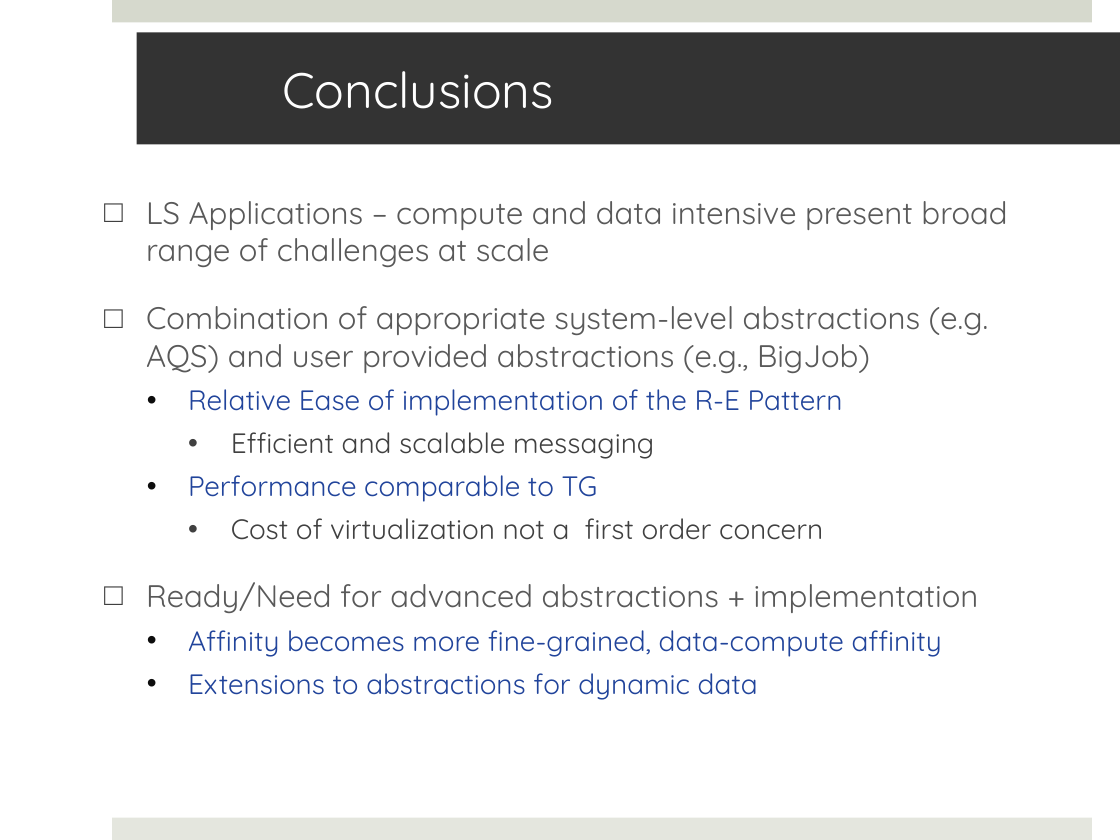
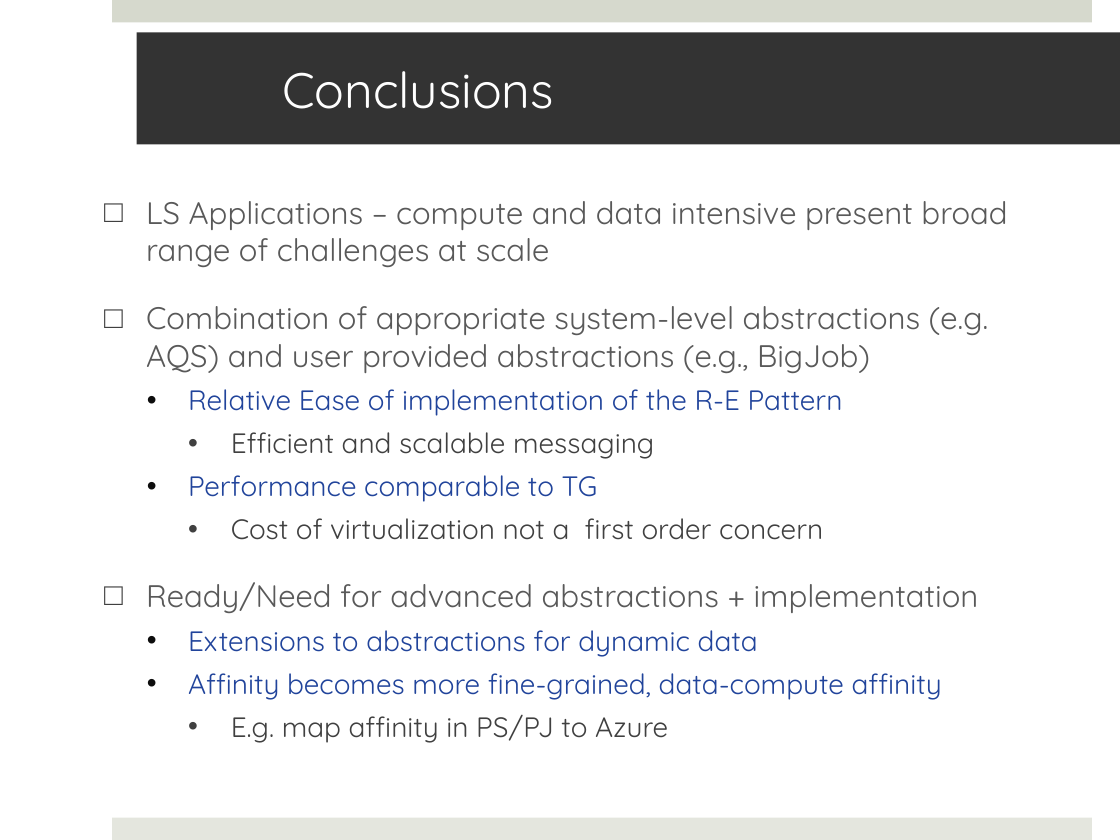
Before and after one commit to saga-project/saga-cpp-legacy-projects, a slide deck: slide 31 of saga-talks/abstractions_for_ls-microsoft.pptx. Drawn at 1120x840 pixels with LibreOffice and Linux fonts; fonts in the diff are those of the drawing; background and template pictures are left out. Boxes give left, top, right and bottom in pixels: in the first picture for what was removed or moved away, otherwise in the second. Text is boxed around its words. In the diff, an @@ line names an element or a change of style, - is before the commit and + after.

```diff
--- a/saga-talks/abstractions_for_ls-microsoft.pptx
+++ b/saga-talks/abstractions_for_ls-microsoft.pptx
@@ text at (x1=188, y1=630, x2=758, y2=657): paragraph added @@
+  • Extensions to abstractions for dynamic data
@@ text at (x1=231, y1=715, x2=668, y2=743): text changed; text colour #21449B to #404040 @@
-  • Extensions to abstractions for dynamic data
+    • E.g. map affinity in PS/PJ to Azure
```
Also in this commit, not shown: 17 other slides changed.
